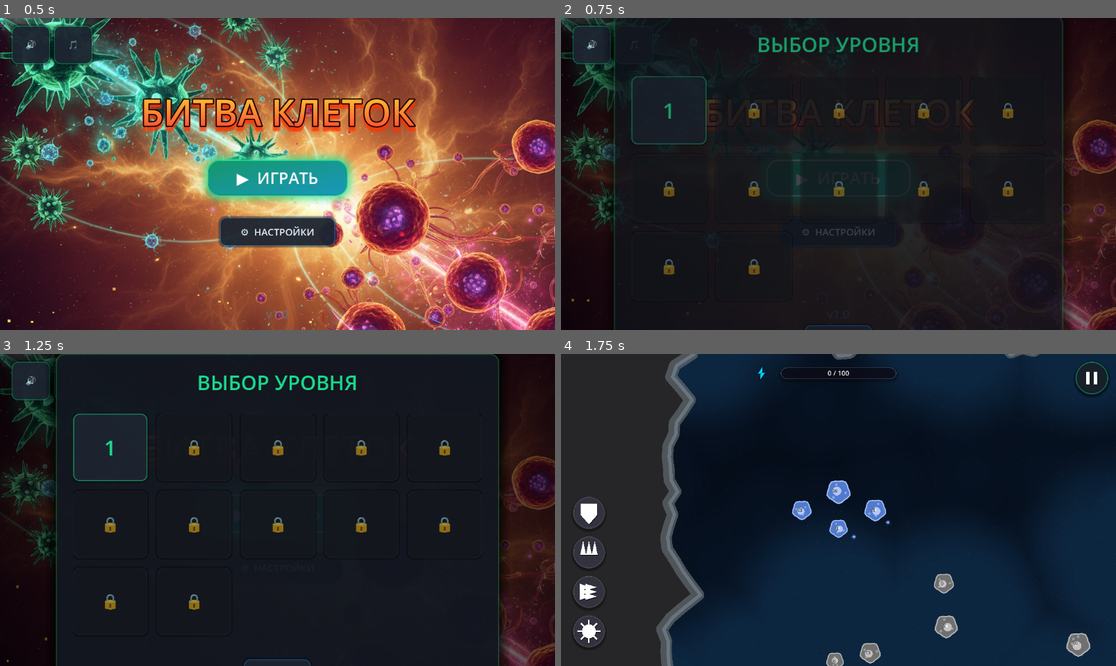
Above: before the commit, frames 1-4 (two rows, left to right).
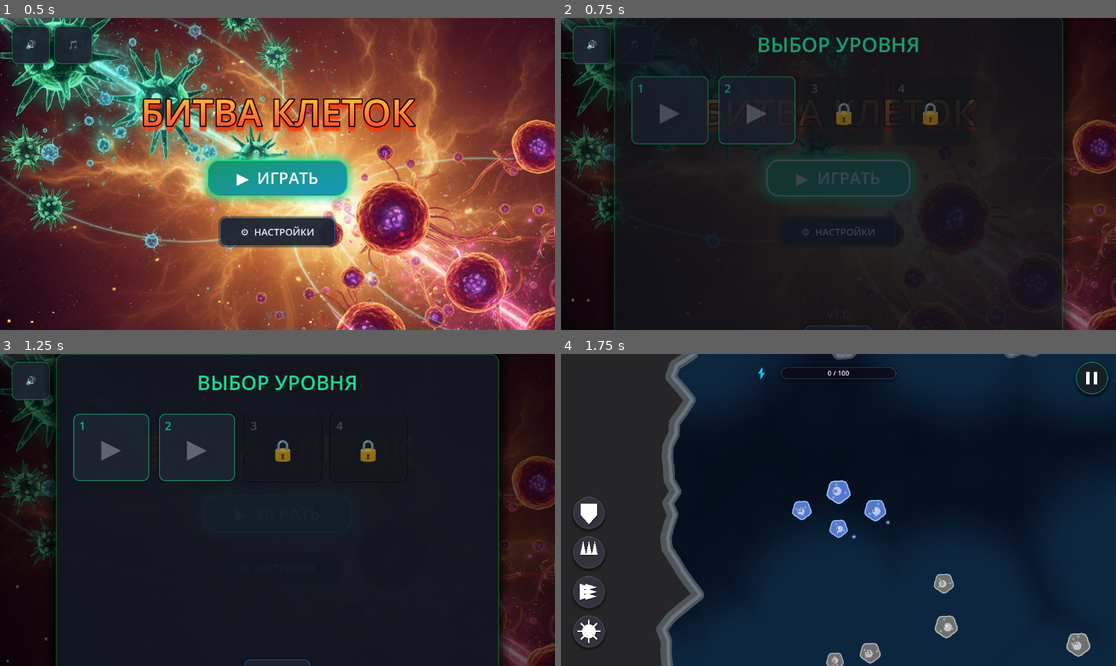
Above: after the commit, the same moments.

Repository: alexey231090/CellColony
Game: Godot game, scene res://scenes/ui/main_menu/main_menu.tscn
The game is run twice, just before and just after one commit, with the same random seed, the same clock (stepped at 60 frames per second) and the same inputs.
Inputs:
- Up to frame 1 (0.5 s): no input
- Up to frame 2 (0.75 s): click "▶ ИГРАТЬ" at 0.5 s
- Up to frame 3 (1.25 s): no input
- Up to frame 4 (1.75 s): click "1" at 1.25 s

Frame 1 is identical in both runs. In frame 2, 2.0% of the frame differs, in the area x 13-82%, y 18-83%; in frame 3, 1.6%; in frame 4, nothing differs.

Commit message:
Step 2: New Level Selection UI and Sound improvements

Diff:
--- a/project.godot
+++ b/project.godot
@@ -18,6 +18,10 @@
 run/main_scene="res://scenes/ui/main_menu/main_menu.tscn"
 config/features=PackedStringArray("4.6", "GL Compatibility")
 
+[autoload]
+
+LevelManager="*res://scripts/core/LevelManager.gd"
+
 [dotnet]
 
 project/assembly_name="CellColony"
--- a/scenes/ui/main_menu/main_menu.gd
+++ b/scenes/ui/main_menu/main_menu.gd
@@ -58,10 +58,12 @@
 var is_music_on: bool = true
 var sound_volume: float = 80.0
 var music_volume: float = 80.0
+var total_levels: int = 4
 var unlocked_levels: int = 1
-var total_levels: int = 12
 
 func _ready() -> void:
+	if has_node("/root/LevelManager"):
+		unlocked_levels = get_node("/root/LevelManager").unlocked_levels
 	# Полный экран
 	set_anchors_and_offsets_preset(PRESET_FULL_RECT)
 	mouse_filter = MOUSE_FILTER_STOP
@@ -546,45 +548,54 @@
 		var is_unlocked = level_num <= unlocked_levels
 
 		var btn = Button.new()
-		btn.custom_minimum_size = Vector2(140, 140) # 140 хватает для 5 в ряд на большинстве разрешений
+		btn.custom_minimum_size = Vector2(140, 140)
 		btn.mouse_default_cursor_shape = Control.CURSOR_POINTING_HAND if is_unlocked else Control.CURSOR_FORBIDDEN
 
+		# Номер уровня в левом верхнем углу
+		var num_lbl = Label.new()
+		num_lbl.text = str(level_num)
+		num_lbl.set_anchors_and_offsets_preset(Control.PRESET_TOP_LEFT)
+		num_lbl.add_theme_font_size_override("font_size", 24)
+		num_lbl.mouse_filter = Control.MOUSE_FILTER_IGNORE
+		num_lbl.position = Vector2(12, 8)
+
+		# Иконка Play в центре
+		var icon_lbl = Label.new()
+		icon_lbl.set_anchors_and_offsets_preset(Control.PRESET_FULL_RECT)
+		icon_lbl.horizontal_alignment = HORIZONTAL_ALIGNMENT_CENTER
+		icon_lbl.vertical_alignment = VERTICAL_ALIGNMENT_CENTER
+		icon_lbl.add_theme_font_size_override("font_size", 54)
+		icon_lbl.mouse_filter = Control.MOUSE_FILTER_IGNORE
+
 		if is_unlocked:
-			btn.text = str(level_num)
+			icon_lbl.text = "▶"
+			icon_lbl.modulate.a = 0.3
+			num_lbl.add_theme_color_override("font_color", ACCENT_COLOR * Color(1,1,1,0.8))
+			icon_lbl.add_theme_color_override("font_color", Color.WHITE)
+
+			btn.mouse_entered.connect(func(): icon_lbl.modulate.a = 0.9)
+			btn.mouse_exited.connect(func(): icon_lbl.modulate.a = 0.3)
+			btn.pressed.connect(_on_level_selected.bind(level_num))
+
 			var sb = _make_stylebox(BTN_BG, BTN_CORNER, 2, ACCENT_COLOR * Color(1,1,1,0.6))
-			sb.content_margin_top = 8
-			sb.content_margin_bottom = 8
 			btn.add_theme_stylebox_override("normal", sb)
-
 			var hover_sb = _make_stylebox(BTN_HOVER, BTN_CORNER, 2, ACCENT_COLOR)
-			hover_sb.shadow_size = 8
-			hover_sb.shadow_color = Color(0.1, 0.85, 0.55, 0.3)
-			hover_sb.content_margin_top = 8
-			hover_sb.content_margin_bottom = 8
+			hover_sb.shadow_size = 12
+			hover_sb.shadow_color = Color(0.1, 0.85, 0.55, 0.4)
 			btn.add_theme_stylebox_override("hover", hover_sb)
-
-			var pressed_sb = _make_stylebox(BTN_PRESSED, BTN_CORNER, 3, ACCENT_COLOR)
-			pressed_sb.content_margin_top = 8
-			pressed_sb.content_margin_bottom = 8
-			btn.add_theme_stylebox_override("pressed", pressed_sb)
+			btn.add_theme_stylebox_override("pressed", _make_stylebox(BTN_PRESSED, BTN_CORNER, 3, ACCENT_COLOR))
 			btn.add_theme_stylebox_override("focus", hover_sb.duplicate())
-
-			btn.add_theme_color_override("font_color", ACCENT_COLOR)
-			btn.add_theme_color_override("font_hover_color", ACCENT_COLOR.lightened(0.3))
-			btn.add_theme_font_size_override("font_size", 44)
-			btn.pressed.connect(_on_level_selected.bind(level_num))
 		else:
-			btn.text = "🔒"
+			icon_lbl.text = "🔒"
+			num_lbl.add_theme_color_override("font_color", LOCKED_COLOR)
+			icon_lbl.add_theme_color_override("font_color", LOCKED_COLOR)
 			btn.disabled = true
 			var locked_sb = _make_stylebox(Color(0.1, 0.12, 0.15, 0.6), BTN_CORNER, 1, LOCKED_COLOR * Color(1,1,1,0.3))
-			locked_sb.content_margin_top = 8
-			locked_sb.content_margin_bottom = 8
 			btn.add_theme_stylebox_override("normal", locked_sb)
 			btn.add_theme_stylebox_override("disabled", locked_sb)
-			btn.add_theme_color_override("font_color", LOCKED_COLOR)
-			btn.add_theme_color_override("font_disabled_color", LOCKED_COLOR)
-			btn.add_theme_font_size_override("font_size", 38)
-
+
+		btn.add_child(num_lbl)
+		btn.add_child(icon_lbl)
 		btn.size_flags_horizontal = Control.SIZE_EXPAND_FILL
 		level_grid.add_child(btn)
 
@@ -699,7 +710,9 @@
 
 func _on_level_selected(level_num: int) -> void:
 	print("Выбран уровень: ", level_num)
-	# Заглушка: загружаем основную сцену (уровень 1 = текущая карта)
+	if has_node("/root/LevelManager"):
+		get_node("/root/LevelManager").current_level = level_num
+
 	_hide_panel(level_panel)
 	# Небольшая задержка перед переходом
 	var tween = create_tween()
--- /dev/null
+++ b/scripts/core/LevelManager.gd
@@ -0,0 +1,39 @@
+extends Node
+
+var current_level: int = 1
+var unlocked_levels: int = 2 # Разблокировано 2 уровня по умолчанию для теста
+
+func get_current_level_data() -> Dictionary:
+	var data = {
+		"num_enemies": 1,
+		"has_islands": false,
+		"is_organic": false,
+		"map_scale": 1.0,
+		"num_neutrals": 20,
+		"seed": 42 # Фиксированный сид по умолчанию
+	}
+
+	match current_level:
+		1:
+			data.num_enemies = 1
+			data.has_islands = false
+			data.is_organic = false # Квадрат
+			data.map_scale = 0.6
+			data.num_neutrals = 25
+			data.seed = 101
+		2:
+			data.num_enemies = 2
+			data.has_islands = true
+			data.is_organic = true # Органическая "Клякса"
+			data.map_scale = 0.9
+			data.num_neutrals = 35
+			data.seed = 202
+		3:
+			data.num_enemies = 2
+			data.has_islands = true
+			data.is_organic = true
+			data.map_scale = 1.1
+			data.num_neutrals = 50
+			data.seed = 303
+
+	return data
Not shown, added: scripts/core/LevelManager.gd.uid
Not shown, added: DEVELOPMENT_BLUEPRINT.md
Not shown, changed: REFERENCE.md
